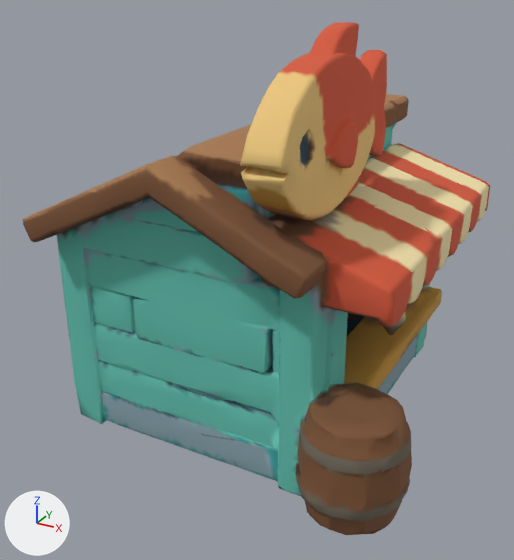
Two versions of the glTF model public/models/shop.glb, one commit apart.
Before and after are seen from a 50 mm camera at (0.622, -1.375, 0.49) aimed at (-0.073, -0.111, -0.142). The lights are fixed; the arrows at lower left show +X, +Y and +Z. The first picture is the older version. Where no turn or scale is listed for an object, it has been applied to the vertices. Vertices at exactly the same position are counted once.

Objects in the first picture: 'tripo_node_926c349d-35ae-4d2a-b4a7-cca67eb49452'.
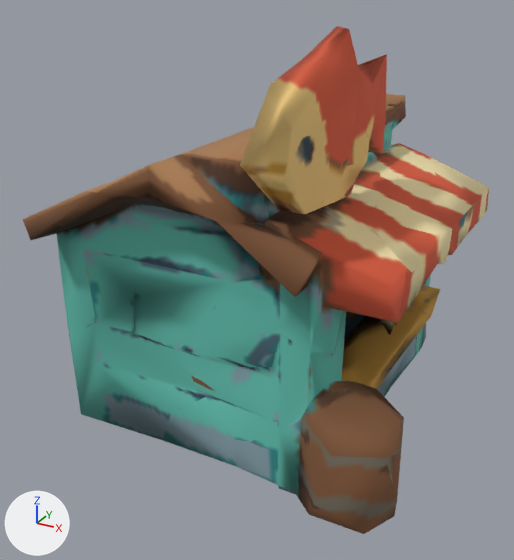
Where the newer file only moved an object's origin or applied its transform, the numbers keep the older frame.

Changed parts and their boxes [x1, y1, x2, y2] in the pictures (514 x 560 px):
'tripo_node_926c349d-35ae-4d2a-b4a7-cca67eb49452', reshaped
    before: [23, 22, 490, 535]
    after: [23, 26, 489, 534]
part 1 of me_tripo_mesh_926c349d_35ae_4d2a_b4a7_cca67eb49452, cut back
    before: [23, 22, 490, 535]

What the commit changed:
me_tripo_mesh_926c349d_35ae_4d2a_b4a7_cca67eb49452 is used by ob_tripo_node_926c349d_35ae_4d2a_b4a7_cca67eb49452; location (0.0, 0.0, 0.0).
me_tripo_mesh_926c349d_35ae_4d2a_b4a7_cca67eb49452 had 5978 vertices, 11981 faces and spanned x -0.377..0.377, y -0.5..0.5, z -0.407..0.407.
me_tripo_mesh_926c349d_35ae_4d2a_b4a7_cca67eb49452 now has 688 vertices, 1388 faces and spans x -0.377..0.371, y -0.498..0.5, z -0.406..0.399.
me_tripo_mesh_926c349d_35ae_4d2a_b4a7_cca67eb49452 part 1: 1 vertex moved within x 0.096, y 0.283, z 0.001; 5290 vertices removed from x -0.377..0.377, y -0.5..0.5, z -0.407..0.407.
